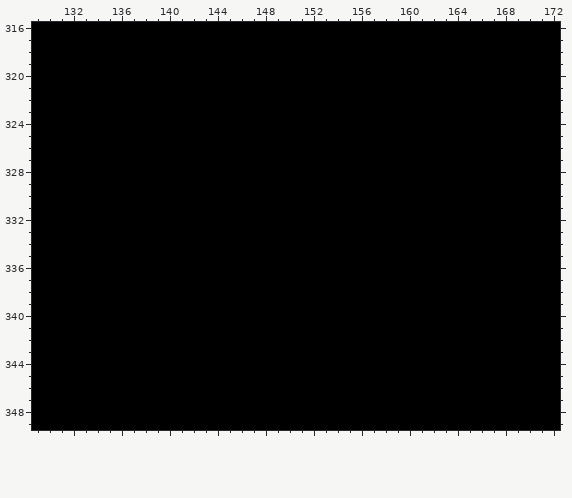
A pixel-art file gets an edit: assets/doodles.ase. The picture above was drawn from the file before the commit.
589x574 pixels, 1 frame. Colours within 5 levels of each other are drawn and written as one. Shown: x 129..172, y 316..349. The commit also changed other parts of the picture, which this record leaves out.
And afterwards:
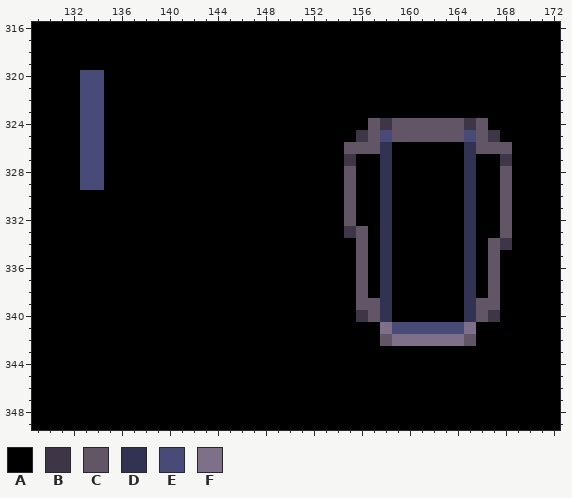
Palette (. is transparent): A #000000  B #3e3546  C #625565  D #323353  E #484a77  F #7f708a
The edit:
Layer "Layer":
The author changed colour A to colour B in row 324 at x 158 and 165; in row 325 at x 156 and 167; in row 327 at x 155 and 168; in row 333 at x 155; in row 334 at x 168; in row 340 at x 156 and 167.
The author changed colour A to colour C in rows 324 to 325 at x 157, 159 to 164 and 166; in row 326 at x 155 to 157 and 166 to 168; in rows 328 to 332 at x 155 and 168; in row 333 at x 156 and 168; in rows 334 to 338 at x 156 and 167; in row 339 at x 156 to 157 and 166 to 167.
The author changed colour A to colour C in row 340 at x 157 and 166; in row 342 at x 158 and 165.
The author changed colour A to colour D in rows 326 to 340 at x 158 and 165.
The author changed colour A to colour E in rows 320 to 324 at x 133 to 134; in row 325 at x 133 to 134, 158 and 165; in rows 326 to 329 at x 133 to 134; in row 341 at x 159 to 164.
The author changed colour A to colour F in row 341 at x 158 and 165; in row 342 at x 159 to 164.
